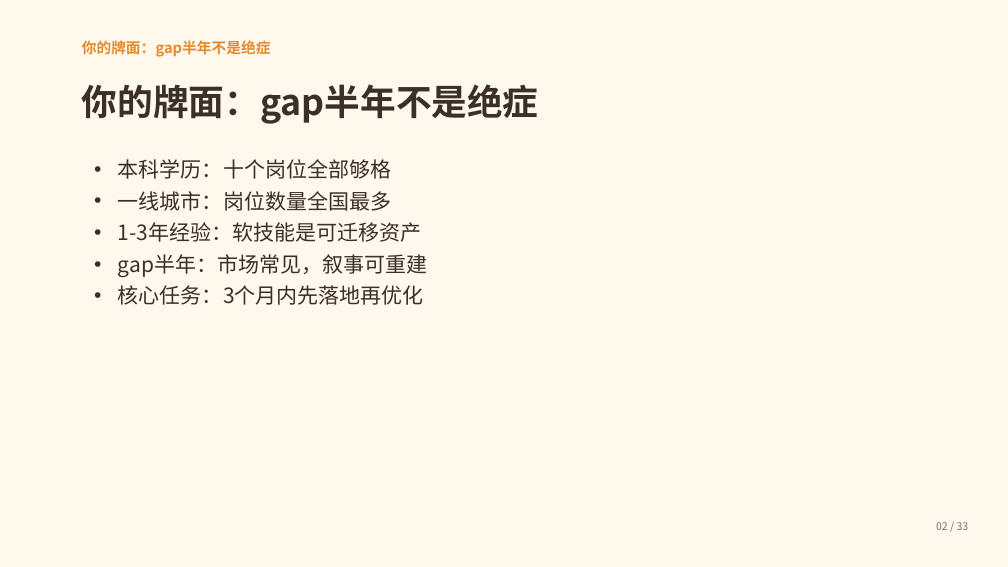
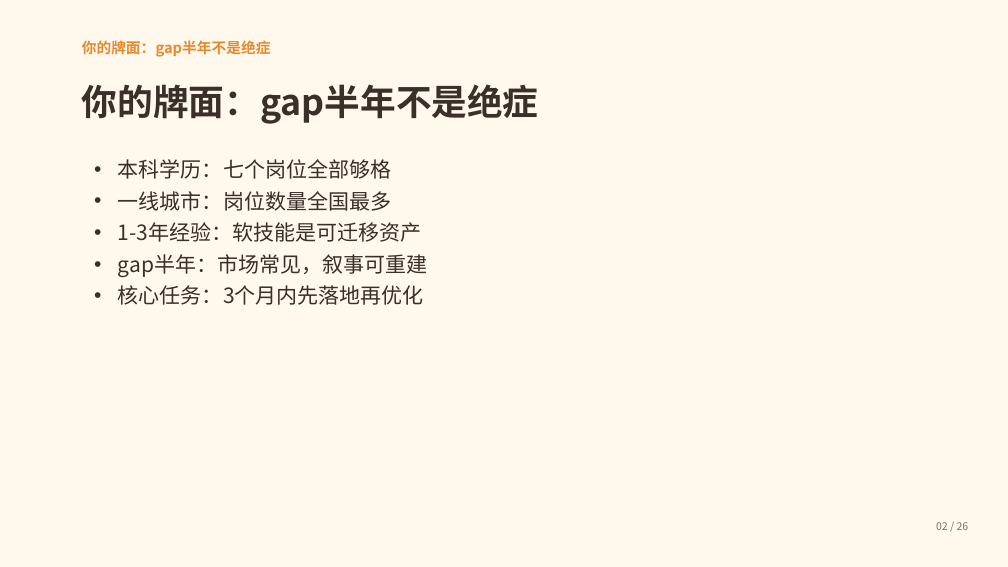
Before and after one commit to Honglixi99/Honglixi99.github.io, a slide deck: slide 2 of static/lulu/ppt/career-guide.pptx. Drawn at 1008x567 pixels with LibreOffice and Linux fonts; fonts in the diff are those of the drawing. Boxes give left, top, right and bottom in pixels: in the first picture for what was removed or moved away, otherwise in the second. Text is boxed around its words. In the diff, an @@ line names an element or a change of style, - is before the commit and + after.

Commit message:
revert: 撤销 AI 三岗，恢复七大岗位 / 81 题 / 14 份简历 / 26 页 PPT

```diff
--- a/static/lulu/ppt/career-guide.pptx
+++ b/static/lulu/ppt/career-guide.pptx
@@ text at <box>118,159,391,179</box>: text changed @@
-• 本科学历：十个岗位全部够格
+• 本科学历：七个岗位全部够格
@@ text at <box>936,522,969,530</box>: text changed @@
-02 / 33
+02 / 26
```
Also in this commit, not shown: 25 other slides changed, 7 slides removed, 6 other files.
